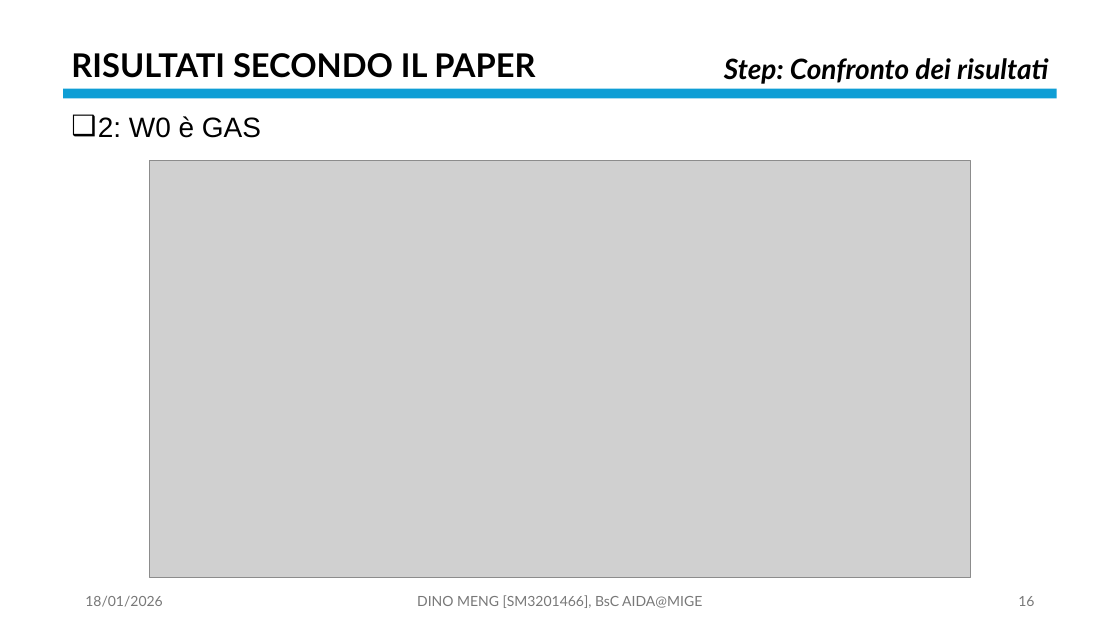
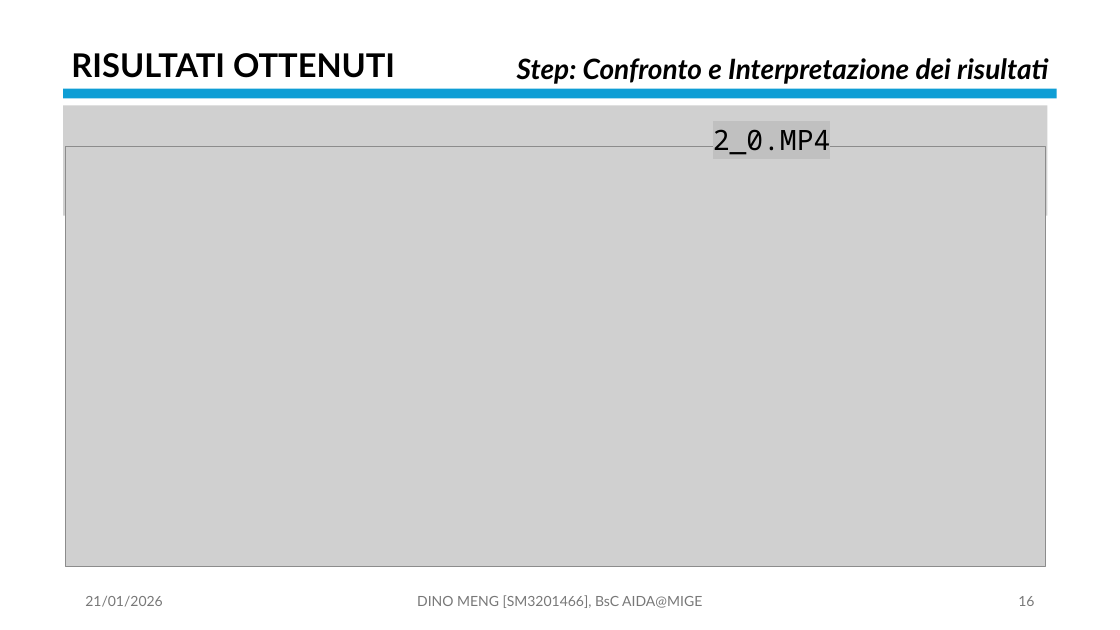
Before and after one commit to OdinMeng/AIDA-UNIVERSITY-NOTES-2025-2026, a slide deck: slide 16 of Complex Systems/project/PresentationPROJECTSM3201466.pptx. Drawn at 1120x630 pixels with LibreOffice and Linux fonts; fonts in the diff are those of the drawing; grey boxes stand for pictures. Boxes give left, top, right and bottom in pixels: in the first picture for what was removed or moved away, otherwise in the second. Text is boxed around its words. In the diff, an @@ line names an element or a change of style, - is before the commit and + after.

Commit message:
dispensa sistemi complessi: modificato la figure delle curve di livello di Lotka-Volterra, progetto sistemi complessi: slide pressoché finali

```diff
--- a/Complex Systems/project/PresentationPROJECTSM3201466.pptx
+++ b/Complex Systems/project/PresentationPROJECTSM3201466.pptx
@@ text at [71,53,395,78]: text changed @@
-RISULTATI SECONDO IL PAPER
+RISULTATI OTTENUTI
@@ text at [517,58,1048,84]: text changed @@
-Step: Confronto dei risultati
+Step: Confronto e Interpretazione dei risultati
@@ picture added at [63,105,1048,215] @@
@@ text removed at [98,116,261,138] @@
-❑ 2: W0 è GAS
@@ picture: place and size @@
-picture at [150,160,970,578]
+picture at [66,146,1046,566]
@@ text added at [713,129,831,155], 24 pt, text #000000 @@
+2_0.MP4
@@ text at [85,596,162,607]: text changed @@
-18/01/2026
+21/01/2026
```
Also in this commit, not shown: 38 other slides changed, 1 slide added, 1 slide removed, 5 other files.
